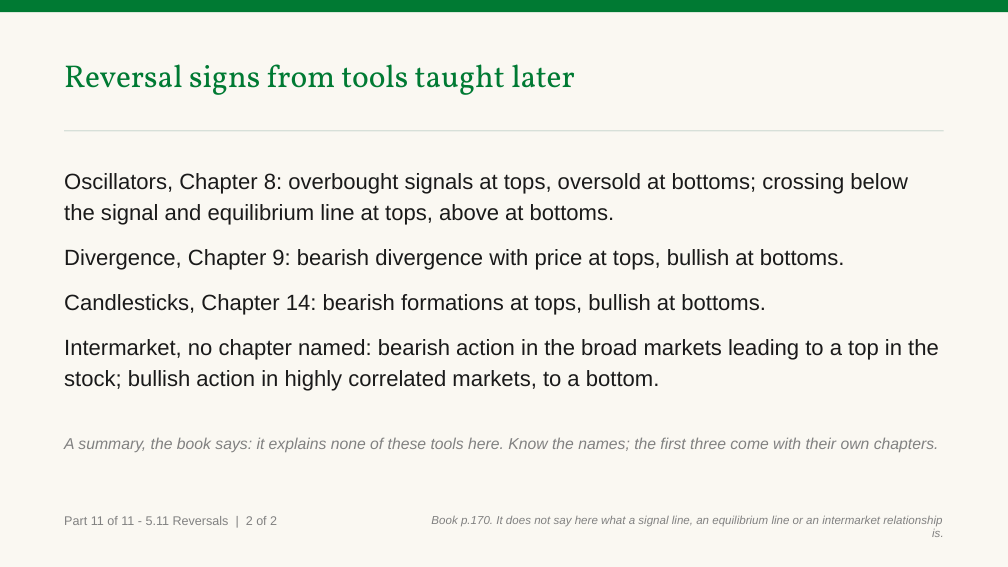
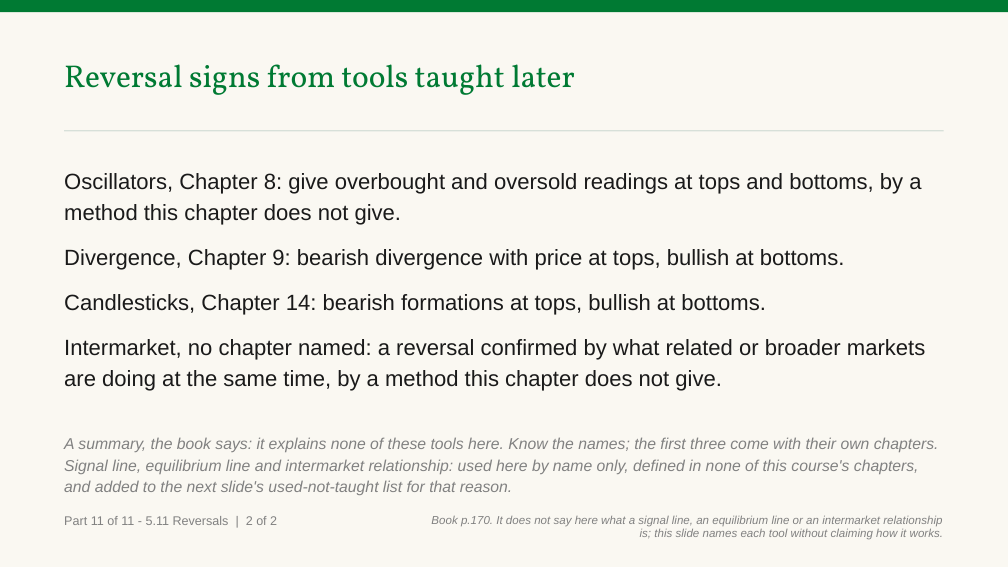
Before and after one commit to benjiesotelo-sudo/Telos_FIN1209, a slide deck: slide 152 of chapter-05/FIN1209-Chapter-05.pptx (slide 151 before the commit). Drawn at 1008x567 pixels with LibreOffice and Linux fonts; fonts in the diff are those of the drawing. Boxes give left, top, right and bottom in pixels: in the first picture for what was removed or moved away, otherwise in the second. Text is boxed around its words. In the diff, an @@ line names an element or a change of style, - is before the commit and + after.

Commit message:
Fix all 25 slides a full fresh-reader pass of Chapter 5 failed
A separate worker ran the full 156-slide fresh-reader pass this
session had deferred (data/fin1209-ch5-fresh-read/report.md): 25
slides failed one of the four standing questions (nothing used
before taught, nothing stated without its explanation, every idea
has a picture, every check answered earlier). Fixes this round, by
pattern: glossed eight terms in one line at first use instead of
removing them (pip, backtest, N/sequence/retest/standard deviation,
random entries, moving average, minor trough/peak, inter-bar
trendlines, whipsaw); reframed four slides built on an illegible
figure so nothing on them needs verifying from it, and resequenced
one slide's missing definition to the slide just before it instead
of moving content; gave two slides a picture by recalling an
existing chart rather than drawing a fresh one; redrew Figure 5.50's
standard fan lines as a new companion chart, its troughs too small
to tell apart in the book, the one net new slide this round (156 to
157); reconciled one slide's rule against an apparently contradictory
earlier one; sourced five unexplained numbers or marked them
heuristics; and left two genuinely untaught tools named without an
invented mechanism, added to the closing slide's own list for it.

Caught and fixed one defect the fresh-reader report did not surface:
the new fan-lines chart's first draft had labels clipped and
overlapping at the plot edge, from copying an unrelated chart's offset
geometry; redrawn to the same modest-offset style every other
annotated chart in the file uses.

Two of the picture fixes needed their own chart identity once
deckkit's own validator refused a reused letter ("chart O is used on
more than one slide"), and the new fan-lines chart needed one too, so
the whole 44-chart sequence is relettered again to 47, A to Z then AA
to AU, with no exception. Corrects the matching prose in both
charts_chapter05.py and chapter-05/README.md, including two spots the
first relettering pass's regex missed: a bold-letter list that
happened to wrap across a source line break, and a paragraph naming
letters outside any "Chart X" pattern.

Full account, including the known pre-existing gaps left untouched,
is in data/fin1209-ch5-deck/final-pass.md in the firstmate home.

```diff
--- a/chapter-05/FIN1209-Chapter-05.pptx
+++ b/chapter-05/FIN1209-Chapter-05.pptx
@@ text at (64, 173, 921, 225): text changed @@
-Oscillators, Chapter 8: overbought signals at tops, oversold at bottoms; crossing below the signal and equilibrium line at tops, above at bottoms.
+Oscillators, Chapter 8: give overbought and oversold readings at tops and bottoms, by a method this chapter does not give.
@@ text at (64, 339, 925, 391): text changed @@
-Intermarket, no chapter named: bearish action in the broad markets leading to a top in the stock; bullish action in highly correlated markets, to a bottom.
+Intermarket, no chapter named: a reversal confirmed by what related or broader markets are doing at the same time, by a method this chapter does not give.
@@ text at (64, 437, 939, 495): text changed @@
-A summary, the book says: it explains none of these tools here. Know the names; the first three come with their own chapters.
+A summary, the book says: it explains none of these tools here. Know the names; the first three come with their own chapters. Signal line, equilibrium line and intermarket relationship: used here by name only, defined in none of this course's chapters, and added to the next slide's used-not-taught list for that reason.
@@ text at (431, 515, 943, 540): text changed @@
-Book p.170. It does not say here what a signal line, an equilibrium line or an intermarket relationship is.
+Book p.170. It does not say here what a signal line, an equilibrium line or an intermarket relationship is; this slide names each tool without claiming how it works.
```
Also in this commit, not shown: 52 other slides changed, 1 slide added, 4 other files.
